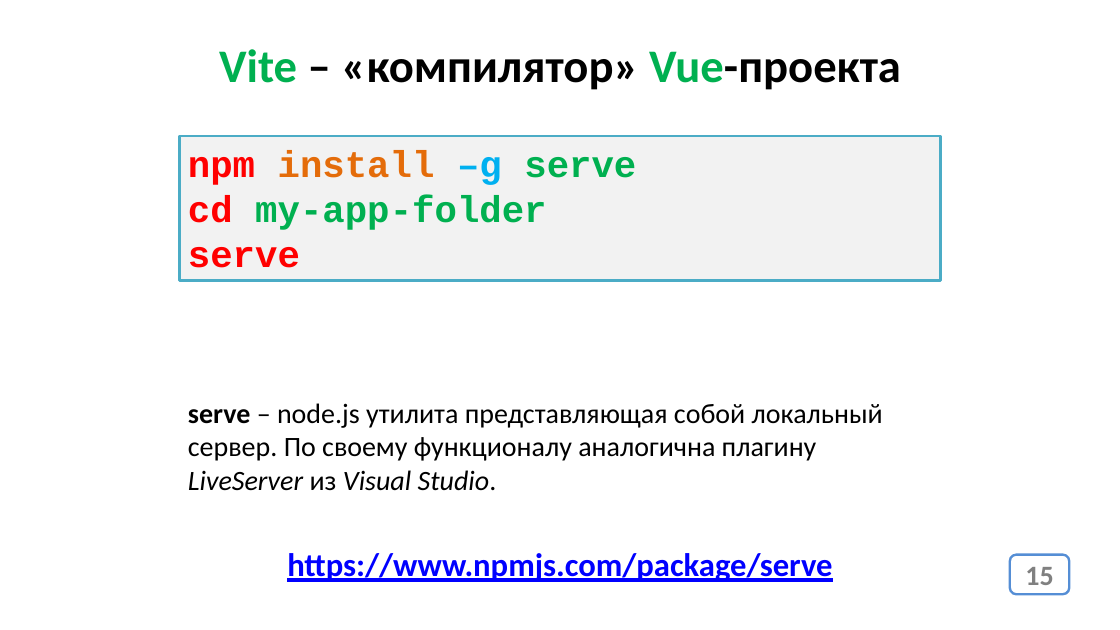
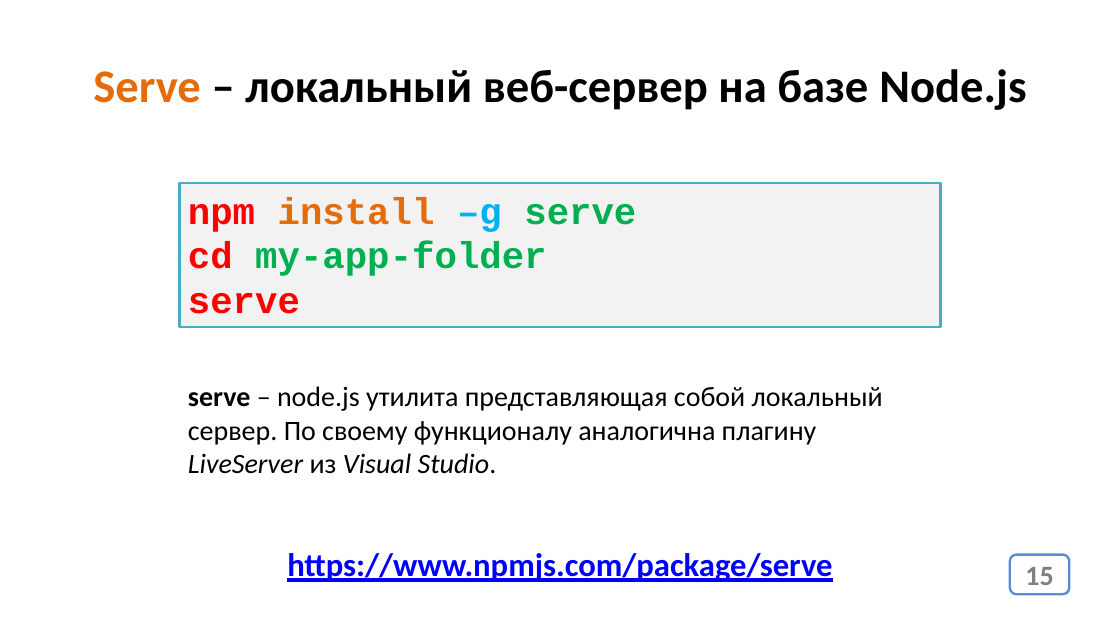
Before and after one commit to js-11-ort-dnipro/lesson12, a slide deck: slide 15 of lesson12.pptx. Drawn at 1120x630 pixels with LibreOffice and Linux fonts; fonts in the diff are those of the drawing. Boxes give left, top, right and bottom in pixels: in the first picture for what was removed or moved away, otherwise in the second. Text is boxed around its words. In the diff, an @@ line names an element or a change of style, - is before the commit and + after.

```diff
--- a/lesson12.pptx
+++ b/lesson12.pptx
@@ text at [93, 69, 1026, 110]: text changed @@
-Vite – «компилятор» Vue-проекта
+Serve – локальный веб-сервер на базе Node.js
@@ rectangle "npm install –g serve": place and size @@
-rectangle "npm install –g serve" at [180, 136, 941, 281]
+rectangle "npm install –g serve" at [180, 183, 941, 328]
@@ text "serve – node.js утилита представляющая ...": place and size @@
-text "serve – node.js утилита представляющая ..." at [188, 403, 883, 491]
+text "serve – node.js утилита представляющая ..." at [188, 386, 883, 474]
```
Also in this commit, not shown: 1 other file.
